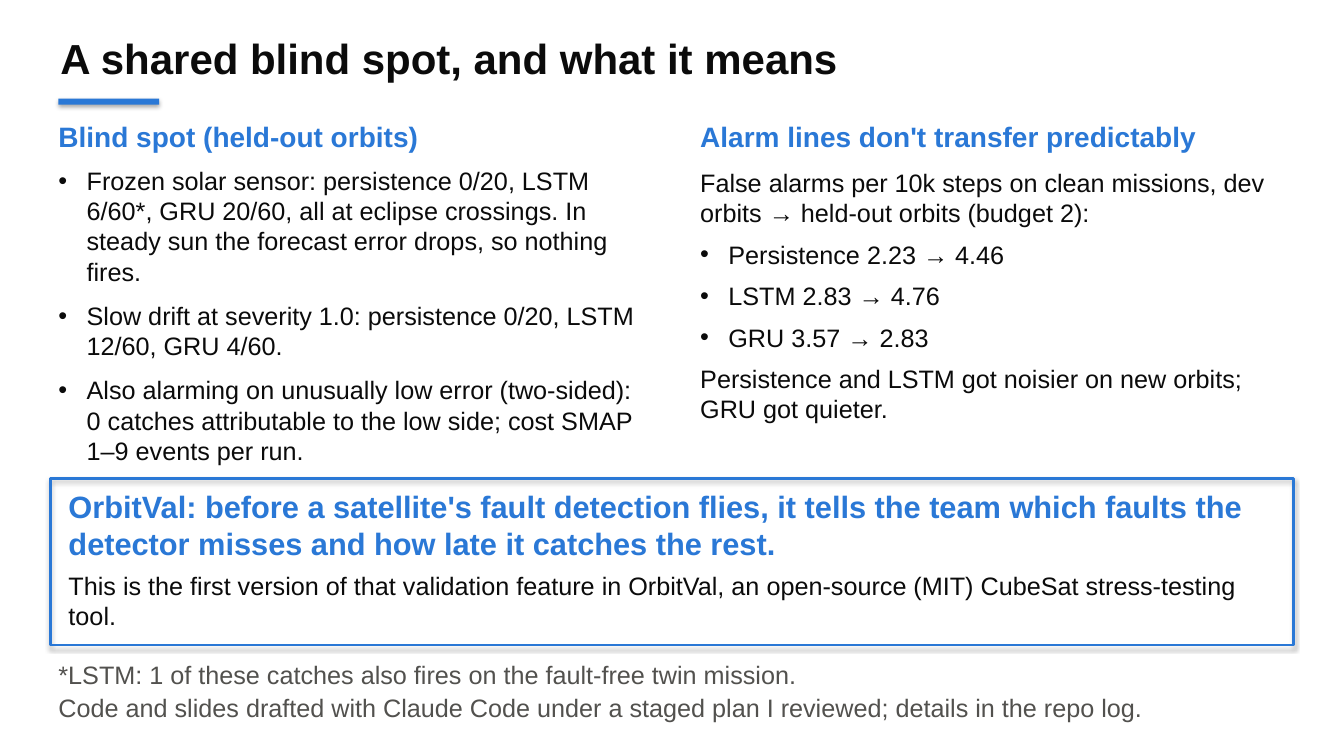
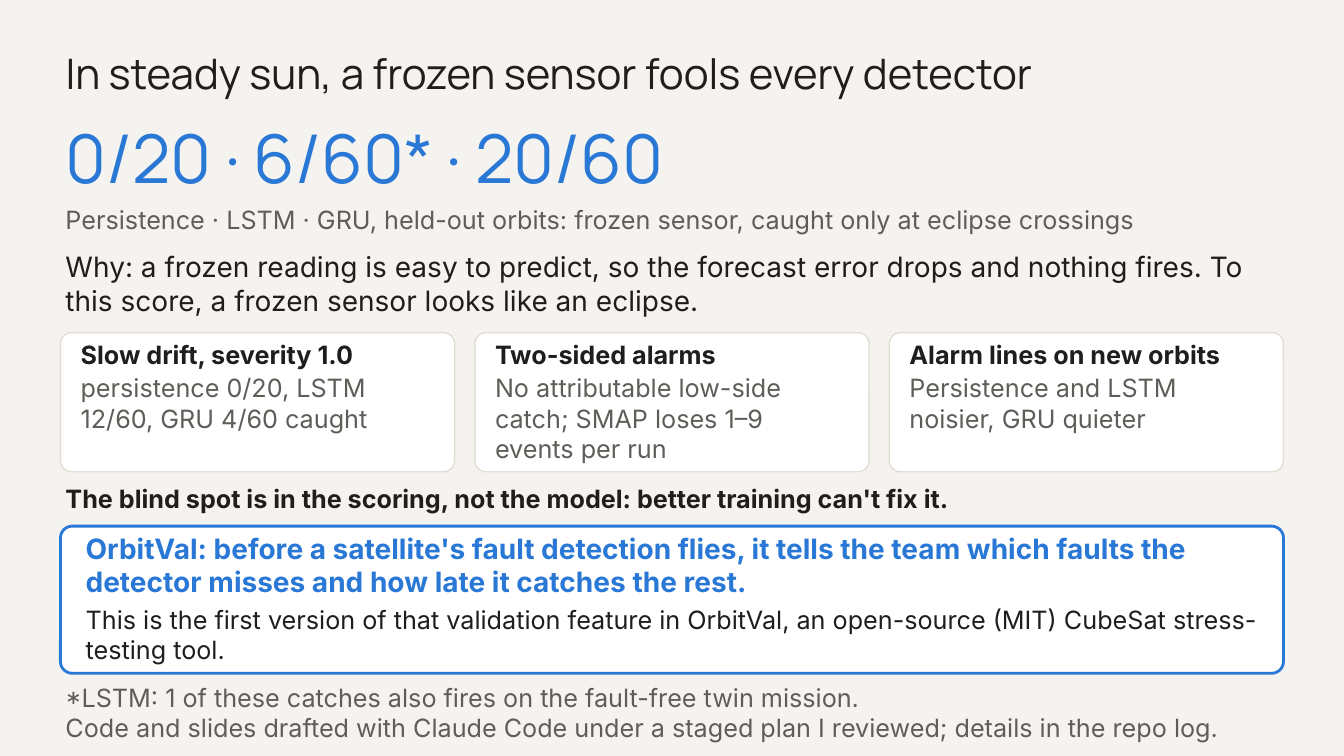
Before and after one commit to ruhi-donda/OrbitVal, a slide deck: slide 3 of results/slides/14_Ruhi_Donda.pptx. Drawn at 1344x756 pixels with LibreOffice and Linux fonts; fonts in the diff are those of the drawing. Boxes give left, top, right and bottom in pixels: in the first picture for what was removed or moved away, otherwise in the second. Text is boxed around its words. In the diff, an @@ line names an element or a change of style, - is before the commit and + after.

```diff
--- a/results/slides/14_Ruhi_Donda.pptx
+++ b/results/slides/14_Ruhi_Donda.pptx
@@ background #FFFFFF to #F5F3EF @@
@@ title at <box>66,58,1032,99</box>: text changed; font Arial to Manrope; text colour #0B0B0B to #1F1E1C; bold off @@
-A shared blind spot, and what it means
+In steady sun, a frozen sensor fools every detector
@@ rectangle removed at <box>58,99,159,105</box> @@
@@ text added at <box>65,133,663,184</box>, 48 pt, text #2A78D6 @@
+0/20 · 6/60* · 20/60
@@ text removed at <box>700,126,1195,153</box> @@
-Alarm lines don't transfer predictably
@@ text removed at <box>700,173,1265,424</box> @@
-False alarms per 10k steps on clean missions, dev orbits → held-out orbits (budget 2):
-• Persistence 2.23 → 4.46
-• LSTM 2.83 → 4.76
-• GRU 3.57 → 2.83
-Persistence and LSTM got noisier on new orbits; GRU got quieter.
@@ text at <box>65,210,1134,234</box>: text changed; size 20 to 18 pt; font Arial to Inter; text colour #2A78D6 to #5F5D58; bold off @@
-Blind spot (held-out orbits)
+Persistence · LSTM · GRU, held-out orbits: frozen sensor, caught only at eclipse crossings
@@ text at <box>65,255,1243,317</box>: text changed; size 18 to 20 pt; font Arial to Inter; text colour #0B0B0B to #1F1E1C @@
-• Frozen solar sensor: persistence 0/20, LSTM 6/60*, GRU 20/60, all at eclipse crossings. In steady sun the forecast error drops, so nothing fires.
-• Slow drift at severity 1.0: persistence 0/20, LSTM 12/60, GRU 4/60.
-• Also alarming on unusually low error (two-sided): 0 catches attributable to the low side; cost SMAP 1–9 events per run.
+Why: a frozen reading is easy to predict, so the forecast error drops and nothing fires. To this score, a frozen sensor looks like an eclipse.
@@ rounded rectangle added at <box>60,333,455,472</box>, fill #FFFFFF, outline #E2DED6 1 pt @@
@@ text added at <box>81,344,367,433</box>, 18 pt, text #5F5D58 @@
+Slow drift, severity 1.0
+persistence 0/20, LSTM 12/60, GRU 4/60 caught
@@ rounded rectangle added at <box>475,333,869,472</box>, fill #FFFFFF, outline #E2DED6 1 pt @@
@@ text added at <box>495,344,781,463</box>, 18 pt, text #5F5D58 @@
+Two-sided alarms
+No attributable low-side catch; SMAP loses 1–9 events per run
@@ rounded rectangle added at <box>889,333,1284,472</box>, fill #FFFFFF, outline #E2DED6 1 pt @@
@@ text added at <box>909,344,1220,433</box>, 18 pt, text #5F5D58 @@
+Alarm lines on new orbits
+Persistence and LSTM noisier, GRU quieter
@@ rectangle removed at <box>50,479,1294,645</box> @@
@@ text added at <box>65,488,948,513</box>, 18 pt, text #1F1E1C, bold @@
+The blind spot is in the scoring, not the model: better training can't fix it.
@@ rounded rectangle added at <box>60,526,1284,674</box>, fill #FFFFFF, outline #2A78D6 2 pt @@
@@ text "OrbitVal: before a satellite's fault ...": place and size @@
-text "OrbitVal: before a satellite's fault ..." at <box>68,495,1242,626</box>
+text "OrbitVal: before a satellite's fault ..." at <box>86,537,1256,664</box>
@@ text "OrbitVal: before a satellite's fault ..." at <box>86,537,1256,664</box>: size 22 to 20 pt in "OrbitVal: before a satellite's fault detection flies, ..."; font Arial to Inter; text colour #0B0B0B to #1F1E1C in "This is the first version of that ..."; less space between paragraphs @@
@@ text "*LSTM: 1 of these catches ...": place and size @@
-text "*LSTM: 1 of these catches ..." at <box>58,665,1142,723</box>
+text "*LSTM: 1 of these catches ..." at <box>65,688,1218,742</box>
@@ text "*LSTM: 1 of these catches ..." at <box>65,688,1218,742</box>: font Arial to Inter, text colour #52514E to #5F5D58; less space between paragraphs @@
```
Also in this commit, not shown: 2 other slides changed, 4 other files.
